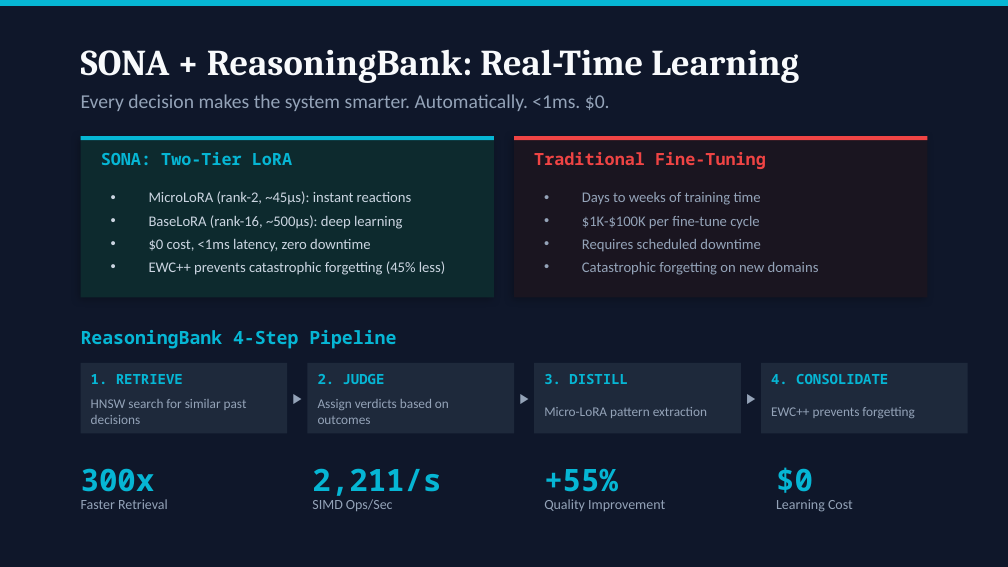
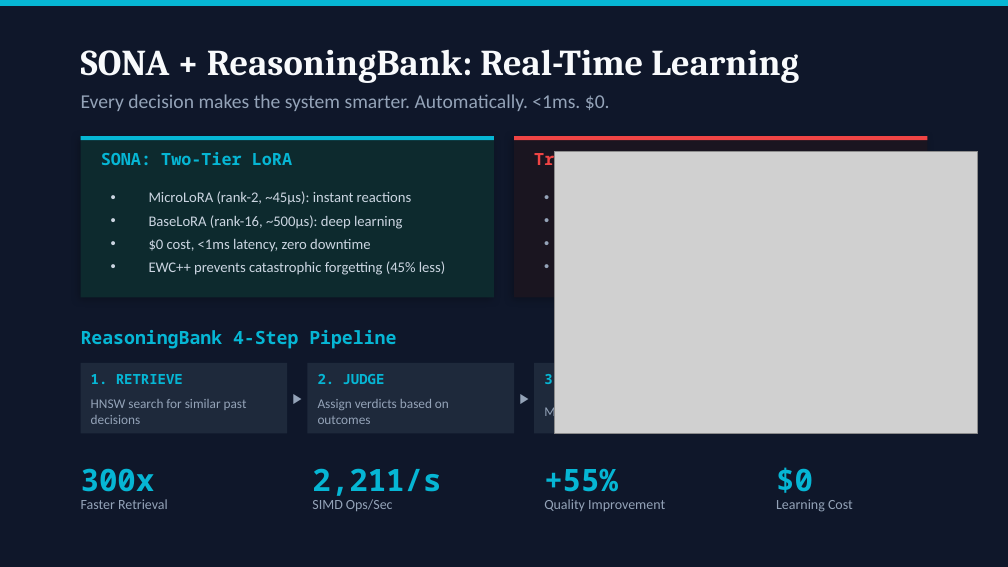
Before and after one commit to JLMA-Agentic-Ai/jlma-Ask-Ruvnet, a slide deck: slide 12 of src/ui/public/assets/docs/CTO-Deck-RuvNet-2026.pptx. Drawn at 1008x567 pixels with LibreOffice and Linux fonts; fonts in the diff are those of the drawing; grey boxes stand for pictures. Boxes give left, top, right and bottom in pixels: in the first picture for what was removed or moved away, otherwise in the second. Text is boxed around its words. In the diff, an @@ line names an element or a change of style, - is before the commit and + after.

```diff
--- a/src/ui/public/assets/docs/CTO-Deck-RuvNet-2026.pptx
+++ b/src/ui/public/assets/docs/CTO-Deck-RuvNet-2026.pptx
@@ picture added at <box>554,151,978,433</box> @@
@@ text removed at <box>582,192,819,275</box> @@
-• Days to weeks of training time
-• $1K-$100K per fine-tune cycle
-• Requires scheduled downtime
-• Catastrophic forgetting on new domains
@@ text removed at <box>771,374,888,384</box> @@
-4. CONSOLIDATE
@@ text removed at <box>771,407,914,418</box> @@
-EWC++ prevents forgetting
```
Also in this commit, not shown: 12 other slides changed, 3 other files.
